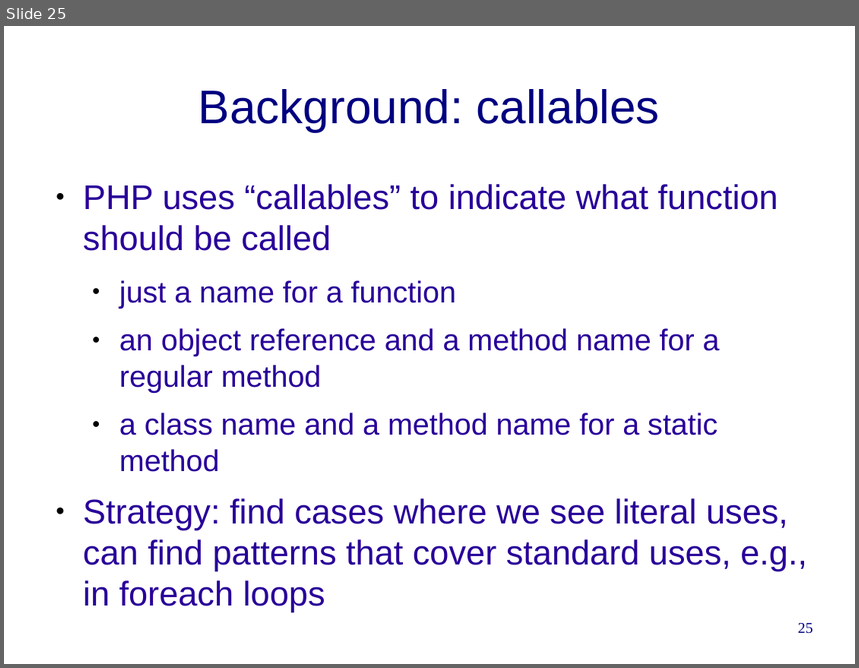
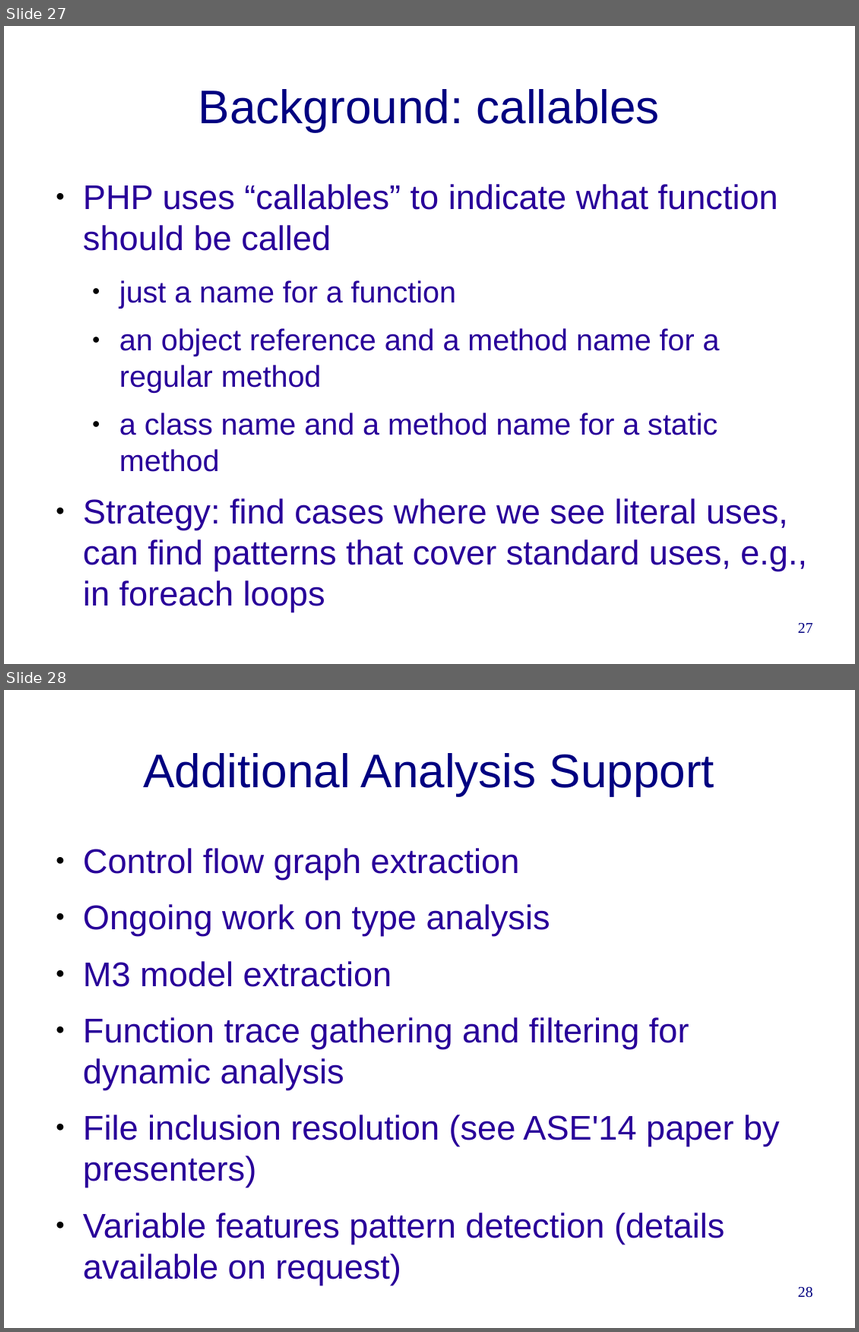
Before and after one commit to cwi-swat/rascal-course-pldi-2015, a slide deck: presentations/PHP-analysis.odp. Shown one above the other, each under a label of ours: slide 25 before the commit, slides 27 and 28 after it. The pictures are 859x668 and 859x1332 pixels, drawn with LibreOffice and Linux fonts; fonts in the diff are those of the drawing; background and template pictures are left out. Boxes give left, top, right and bottom in pixels: in the first picture for what was removed or moved away, otherwise in the second. Text is boxed around its words. In the diff, an @@ line names an element or a change of style, - is before the commit and + after.

Commit message:
Added some details on AST, summarized additional analysis support

```diff
--- a/presentations/PHP-analysis.odp
+++ b/presentations/PHP-analysis.odp
@@ slide 28 added at (4,690,855,1328), background #FFFFFF @@
@@ title added at (143,753,715,796), 44 pt, text #000080 @@
+Additional Analysis Support
@@ text added at (83,848,780,1285), 32 pt, text #280099 @@
+● Control flow graph extraction
+● Ongoing work on type analysis
+● M3 model extraction
+● Function trace gathering and filtering for dynamic analysis
+● File inclusion resolution (see ASE'14 paper by presenters)
+● Variable features pattern detection (details available on request)
@@ page number added at (798,1287,813,1298), 14 pt, text #000080 @@
+28
@@ what was slide 25 is now slide 27 @@
@@ page number at (798,623,813,633): text changed @@
-25
+27
```
Also in this commit, not shown: 8 slides changed, 2 other slides added, 4 slides removed.
